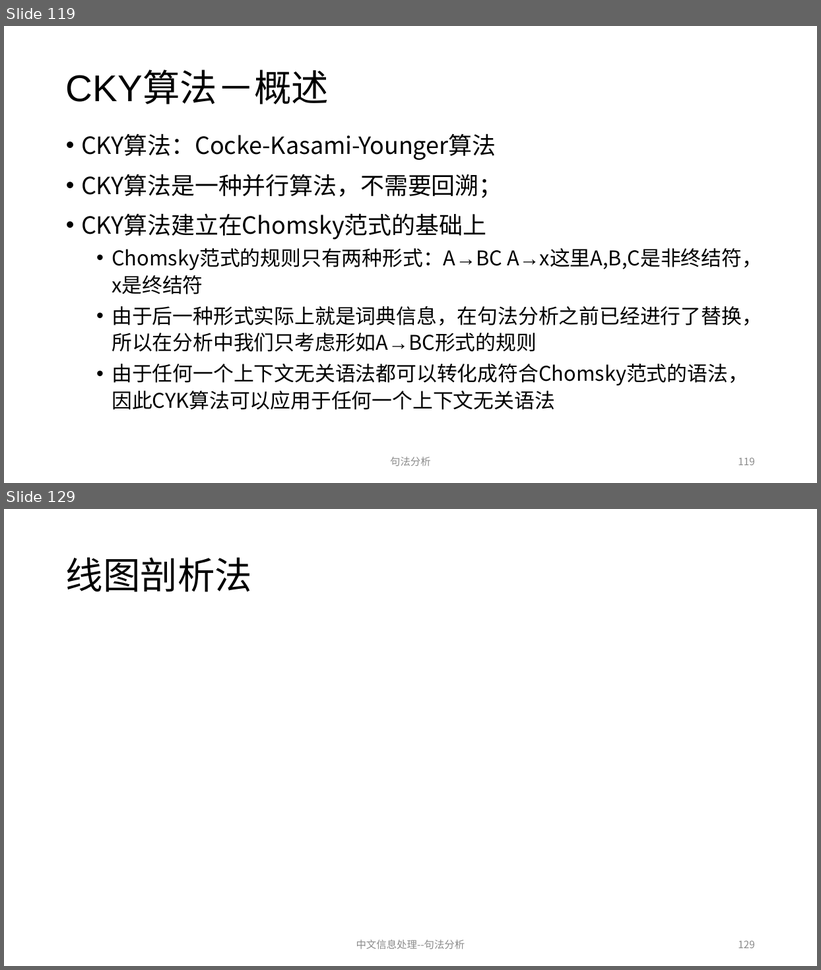
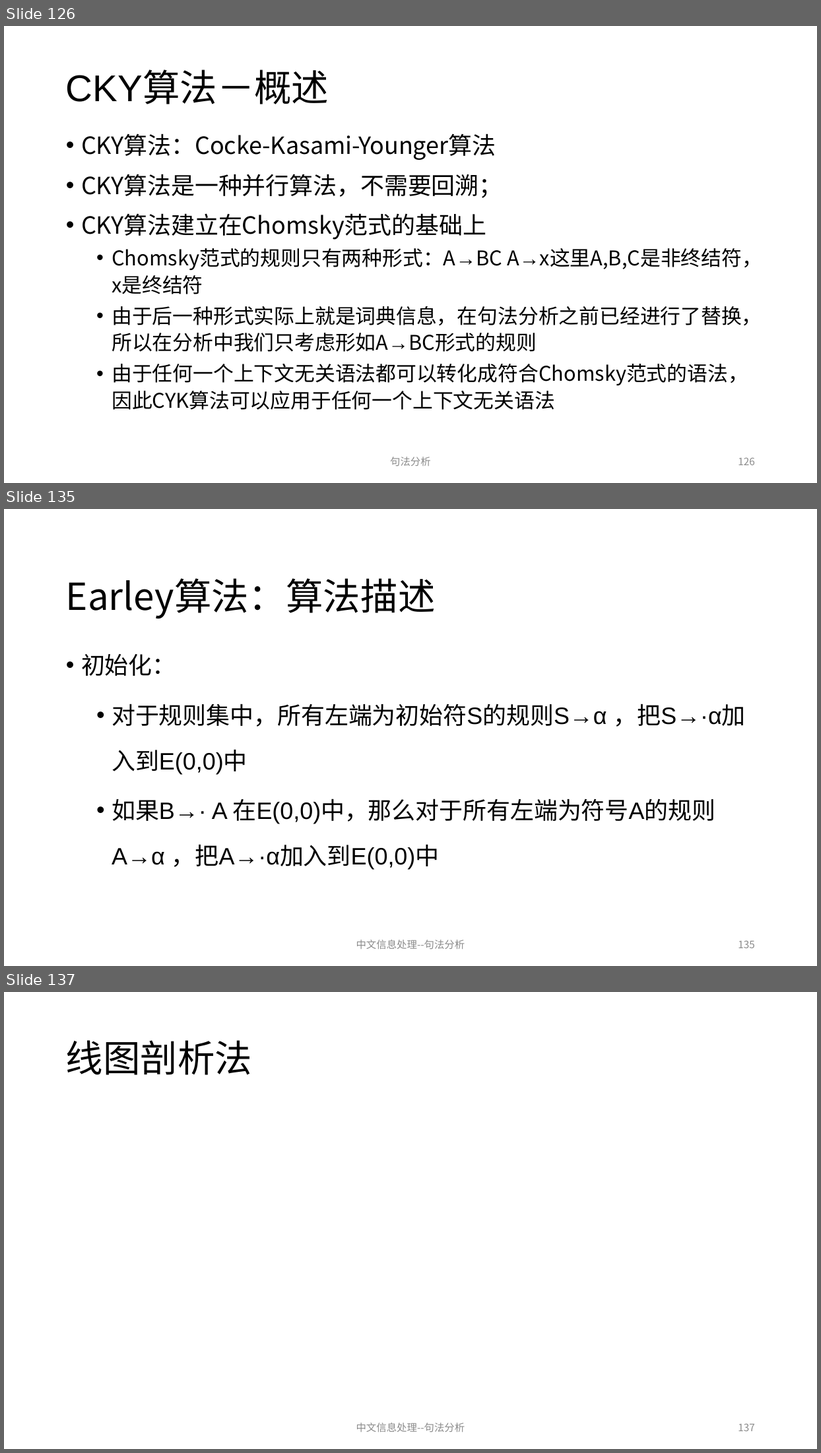
Before and after one commit to charlesXu86/Chatbot_CN, a slide deck: Chatbot_Doc/课程/NLP-6-句法分析.pptx. Shown one above the other, each under a label of ours: slides 119 and 129 before the commit, slides 126, 135 and 137 after it; the slides between them are not shown. The pictures are 821x970 and 821x1453 pixels, drawn with LibreOffice and Linux fonts; fonts in the diff are those of the drawing. Boxes give left, top, right and bottom in pixels: in the first picture for what was removed or moved away, otherwise in the second. Text is boxed around its words. In the diff, an @@ line names an element or a change of style, - is before the commit and + after.

Commit message:
句法分析

```diff
--- a/Chatbot_Doc/课程/NLP-6-句法分析.pptx
+++ b/Chatbot_Doc/课程/NLP-6-句法分析.pptx
@@ slide 135 added at [4, 509, 817, 966], background #FFFFFF @@
@@ title added at [66, 578, 436, 619], 44 pt, text #000000 @@
+Earley算法：算法描述
@@ text added at [81, 654, 746, 870], 28 pt, text #000000 @@
+• 初始化：
+  • 对于规则集中，所有左端为初始符S的规则S→α ，把S→·α加入到E(0,0)中
+  • 如果B→· A 在E(0,0)中，那么对于所有左端为符号A的规则A→α ，把A→·α加入到E(0,0)中
@@ text added at [356, 940, 465, 949], 12 pt, text #8C8C8C @@
+中文信息处理--句法分析
@@ page number added at [738, 941, 755, 949], 12 pt, text #8C8C8C @@
+135
@@ what was slide 119 is now slide 126 @@
@@ page number at [738, 458, 755, 466]: text changed @@
-119
+126
@@ what was slide 129 is now slide 137 @@
@@ page number at [738, 1424, 755, 1432]: text changed @@
-129
+137
```
Also in this commit, not shown: 13 slides changed, 7 other slides added.
